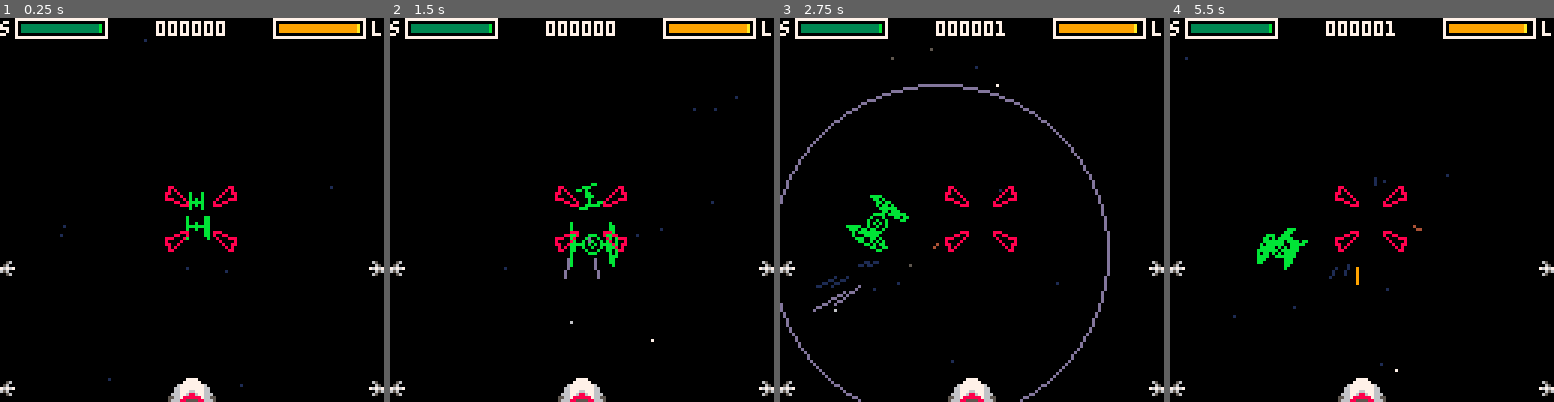
Above: before the commit, frames 1-4 (left to right).
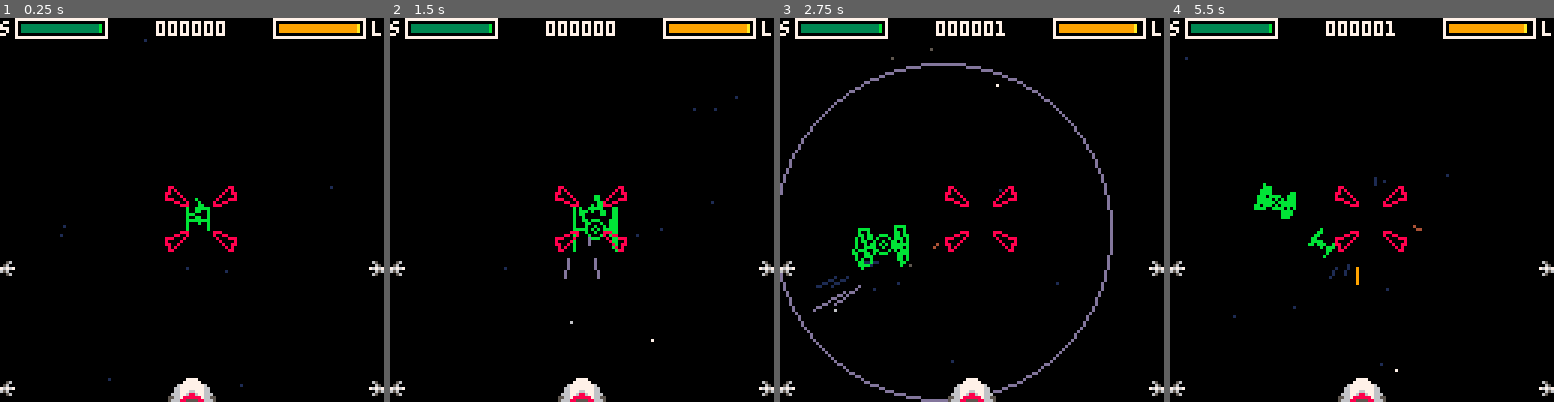
Above: after the commit, the same moments.

Repository: xavier/pico8
Game: PICO-8 cartridge games/xwing.p8
Two runs of this game, one before a commit and one after it. Both use one fixed random seed, a clock stepped at 60 frames per second and the inputs below.
Inputs:
- Up to frame 1 (0.25 s): no input
- Up to frame 2 (1.5 s): tap X (X key) at 0.33, 1.07 s; tap O (Z key) at 0.7 s
- Up to frame 3 (2.75 s): hold Right 1.6-2.1 s; tap O (Z key) at 1.7, 2.1, 2.5 s; tap X (X key) at 1.85 s; hold Up 2.15-2.42 s; hold Right from 2.47 s (still down)
- Up to frame 4 (5.5 s): tap O (Z key) every 0.4 s from 2.9 to 5.3 s; tap X (X key) at 2.97, 4.08, 5.2 s; release Right at 3.03 s; hold Left 3.08-3.58 s; hold Down 3.63-3.97 s; hold Right 4.02-4.68 s; hold Up 4.73-5.03 s; hold Left from 5.08 s (still down)

The runs differ from the first frame. In frame 1, 0.3% of the frame differs, in the area x 48-55%, y 45-58%; in frame 2, 0.9%; in frame 3, 4.1%, in the area x 0-87%, y 11-100%; in frame 4, 1.3%.

Commit message:
Ground work for TIE fire

Diff:
--- a/games/xwing.p8
+++ b/games/xwing.p8
@@ -317,12 +317,16 @@
 
 function random_tie(depth)
  local r = rnd(10)
+
+ local pos={5-rnd(10), 5-rnd(10), depth}
+ local aggr=rnd(10)
+
  if r <= 7 then
   -- straight
-  return {pos={5-rnd(10), 5-rnd(10), depth}, roll=0, angvel=0}
+  return {pos=pos, roll=0, angvel=0, aggr=aggr}
  else
   -- spinner
-  return {pos={5-rnd(10), 5-rnd(10), depth}, roll=rnd(100)/100, angvel=rnd_sign(rnd(10)/1000)}
+  return {pos=pos, roll=rnd(100)/100, angvel=rnd_sign(rnd(10)/1000), aggr=aggr}
  end
 end
 
@@ -424,14 +428,22 @@
   else
    tie.pos[3] -= 0.5
    tie.roll += tie.angvel
+
    if tie.pos[3] < 0 then
-    -- colision with tie
+    -- fly by player
     if abs(tie.pos[1]-scene_cam[1]) < 2 and abs(tie.pos[2]-scene_cam[2]) < 2 then
+     -- colision with tie
      sfx(2)
      take_hit(0.2)
     end
     -- spawn new tie
     ties[idx] = random_tie(50)
+   else
+    -- enemy fire
+    if flr(frame % (tie.aggr*20)) == 0 then
+     sfx(3)
+     -- todo: enemy lasers
+    end
    end
   end
  end
